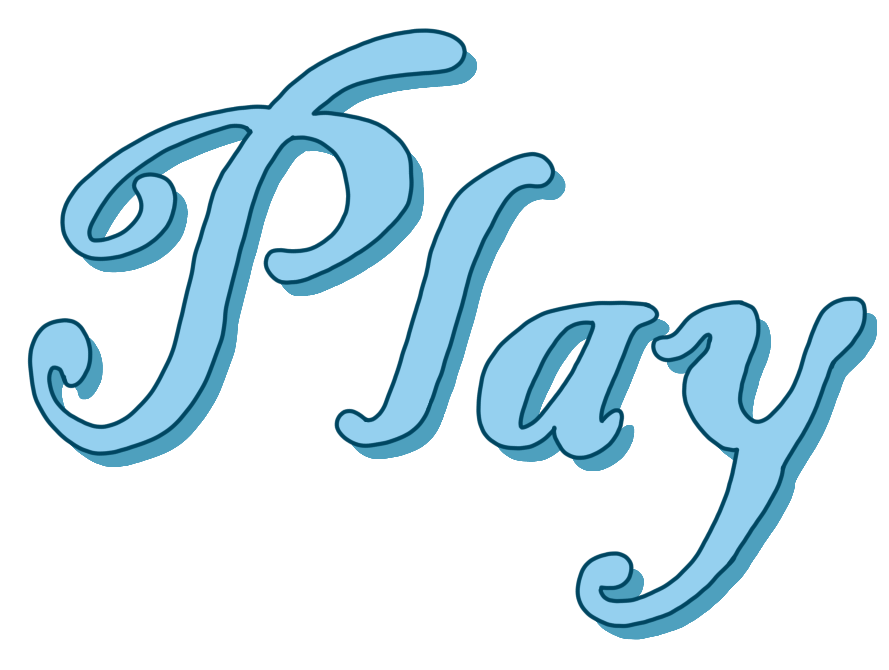
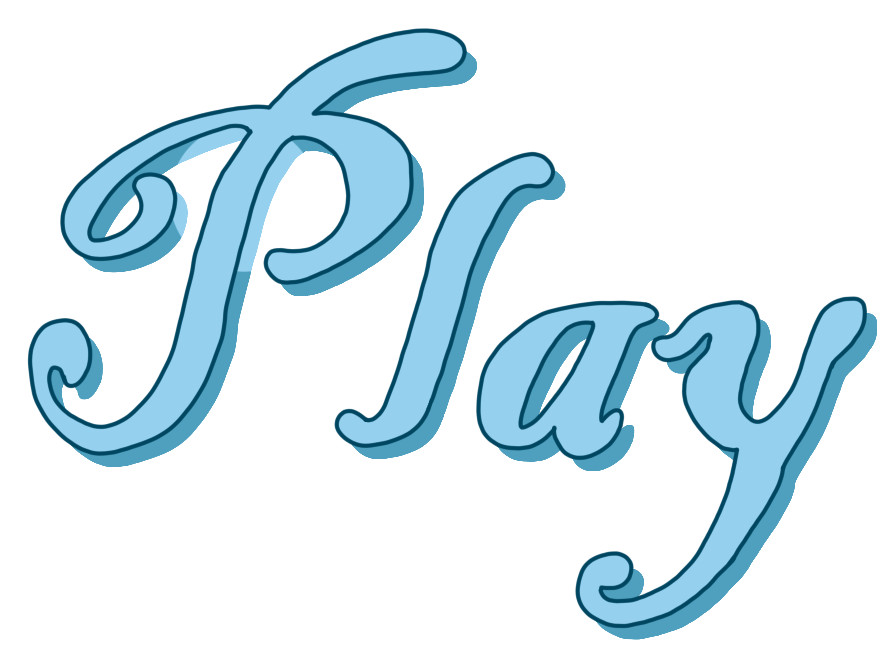
Layered file, before and after one edit (889px x 670px). Changes by layer:
added group "Layer 8" with 3 layers above "Vector Layer 1" over [173, 127, 304, 272]
moved "Layer 3" into group "Layer 8" over [173, 127, 304, 272]
moved "Layer 5" into group "Layer 8" over [173, 127, 304, 272]
moved "Copy of Layer 5" (3rd of 3, in "Layer 8") into group "Layer 8", painted on it over [173, 127, 304, 272]
